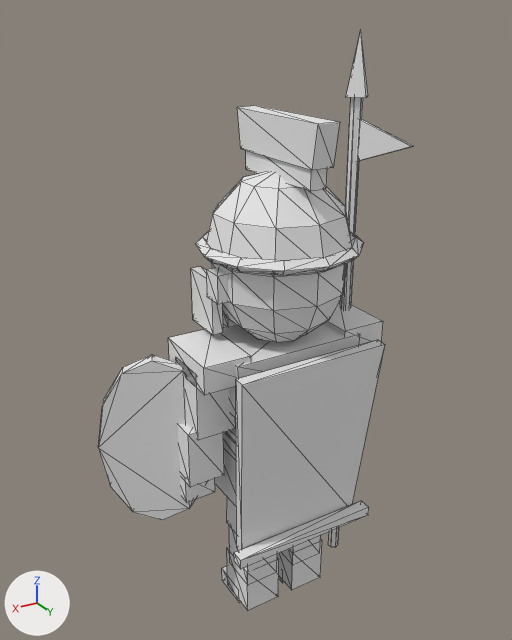
One commit to the glTF model sample_project/assets/3d/units/byzantines/spearman_a3.glb: the scene before it, then after it.
Rendered twice from a 50 mm lens placed at (1.3, 2.01, 2.29), pointed at (0.07, -0.04, 1.27). The axes (+X, +Y, +Z) are drawn at lower left. The lights are the same throughout. The picture after the commit comes second. Mesh edges are drawn as thin lines. Vertices at exactly the same position are counted once.

The older version as bpy lines, for what is in view:
```python
me_body = bpy.data.meshes.new('Body')
me_body.from_pydata(...)  # 484 vertices, 796 faces; spans x -0.41..0.67, y -0.29..0.29, z 0.0..2.25
me_body.materials.append(mat_pe_unitpalette)  # white #e7e7e7
ob_body = bpy.data.objects.new('Body', me_body)
ob_body.location = (0.0, 0.0, 0.0)
```
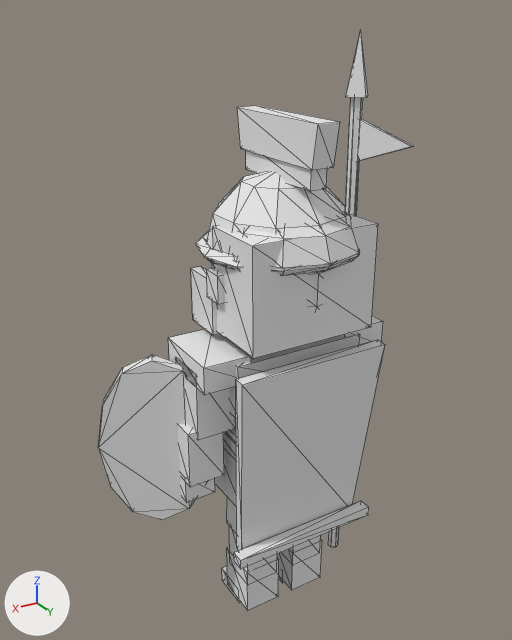
Where the change shows, as pixel boxes (x1, y1, x2, y2) in the pictures (512 x 640 px):
```json
{"part": 1, "of": "me_body", "change": "added", "after": [213, 212, 378, 358]}
{"part": 2, "of": "me_body", "change": "added", "after": [239, 214, 359, 268]}
```

Edits to the scene script, one JSON object a line:
```json
{"block": "me_body", "where": "# used by ob_body; location = (0.0, 0.0, 0.0)"}
{"op": "remove", "block": "me_body", "code": "me_body.from_pydata(...)  # 484 vertices, 796 faces; spans x -0.41..0.67, y -0.29..0.29, z 0.0..2.25"}
{"op": "add", "block": "me_body", "code": "me_body.from_pydata(...)  # 523 vertices, 866 faces; spans x -0.41..0.67, y -0.29..0.3, z 0.0..2.25"}
{"block": "me_body", "change": "me_body part 1: a new loose piece, a box spanning x -0.25..0.25, y -0.03..0.23, z 1.27..1.65, in mat_pe_unitpalette (white #e7e7e7)"}
{"block": "me_body", "change": "me_body part 2: the loose piece of 31 vertices spanning x -0.26..0.26, y -0.27..0.27, z 1.54..1.82 is copied, and the copy is scaled about its middle by (0.963, 0.926, 0.607), then moved by (0.0, 0.05, -0.03); it spans x -0.25..0.25, y -0.2..0.3, z 1.57..1.74"}
{"block": "me_body", "change": "other edits to the shape of me_body do not show in these pictures"}
```
